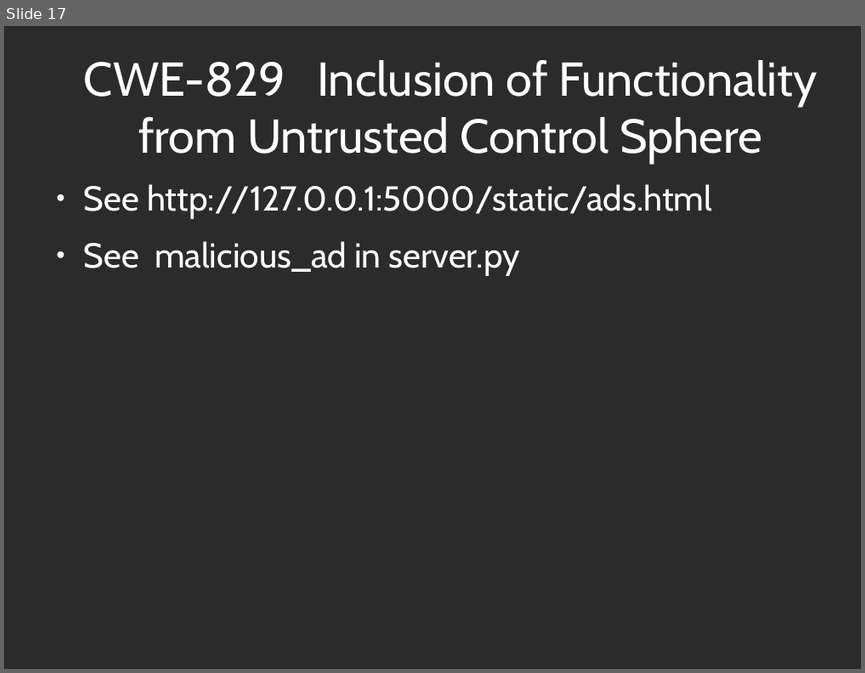
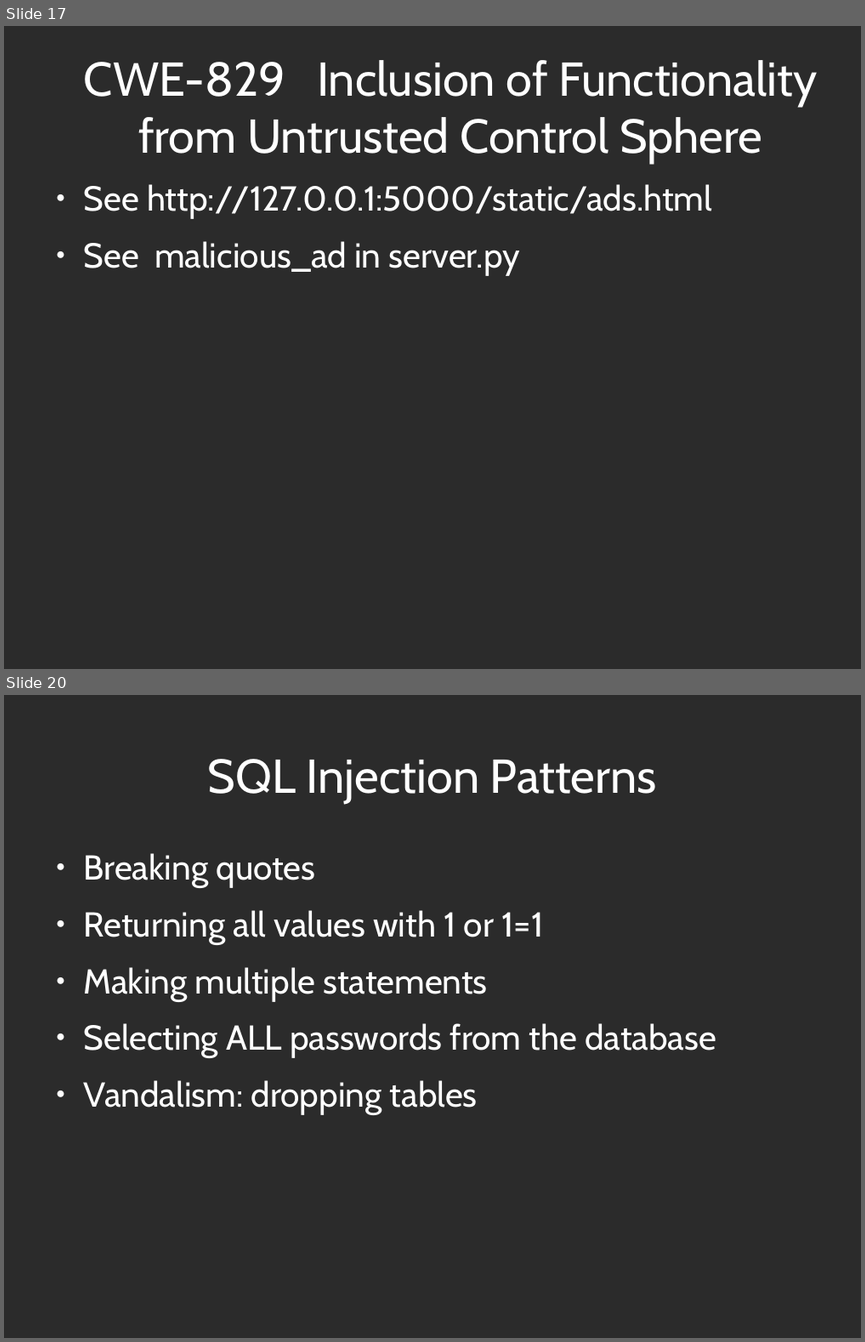
Before and after one commit to abramhindle/CMPUT404-Web-Security, a slide deck: 11-Security.odp. Shown one above the other, each under a label of ours: slide 17 before the commit, slides 17 and 20 after it; the slides between them are not shown. The pictures are 865x673 and 865x1342 pixels, drawn with LibreOffice and Linux fonts; fonts in the diff are those of the drawing; background and template pictures are left out; a plain dark background stands for a picture behind light text. Boxes give left, top, right and bottom in pixels: in the first picture for what was removed or moved away, otherwise in the second. Text is boxed around its words. In the diff, an @@ line names an element or a change of style, - is before the commit and + after.

```diff
--- a/11-Security.odp
+++ b/11-Security.odp
@@ slide 20 added at [4,695,861,1338], background picture (left out) @@
@@ title added at [208,759,657,804], 44 pt, text #FFFFFF @@
+SQL Injection Patterns
@@ text added at [84,853,716,1114], 32 pt, text #FFFFFF @@
+● Breaking quotes
+● Returning all values with 1 or 1=1
+● Making multiple statements
+● Selecting ALL passwords from the database
+● Vandalism: dropping tables
```
Also in this commit, not shown: 15 other slides added, 5 slides removed, 4 other files.
